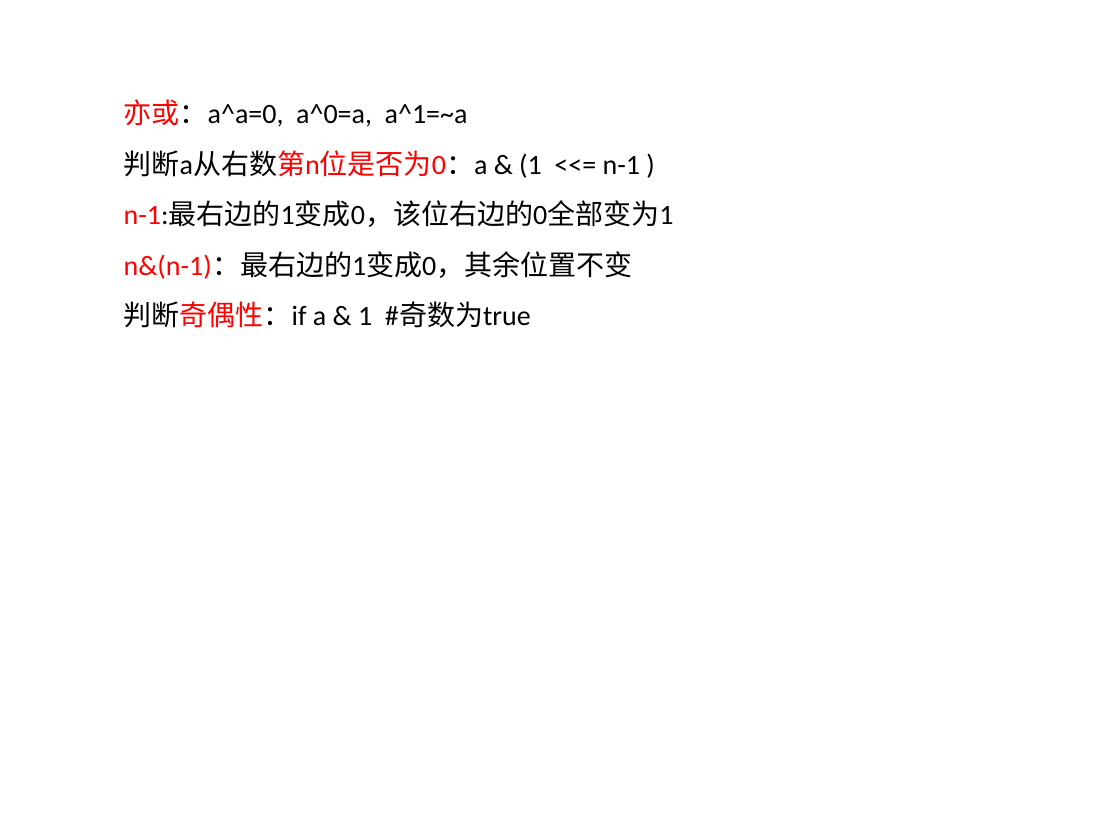
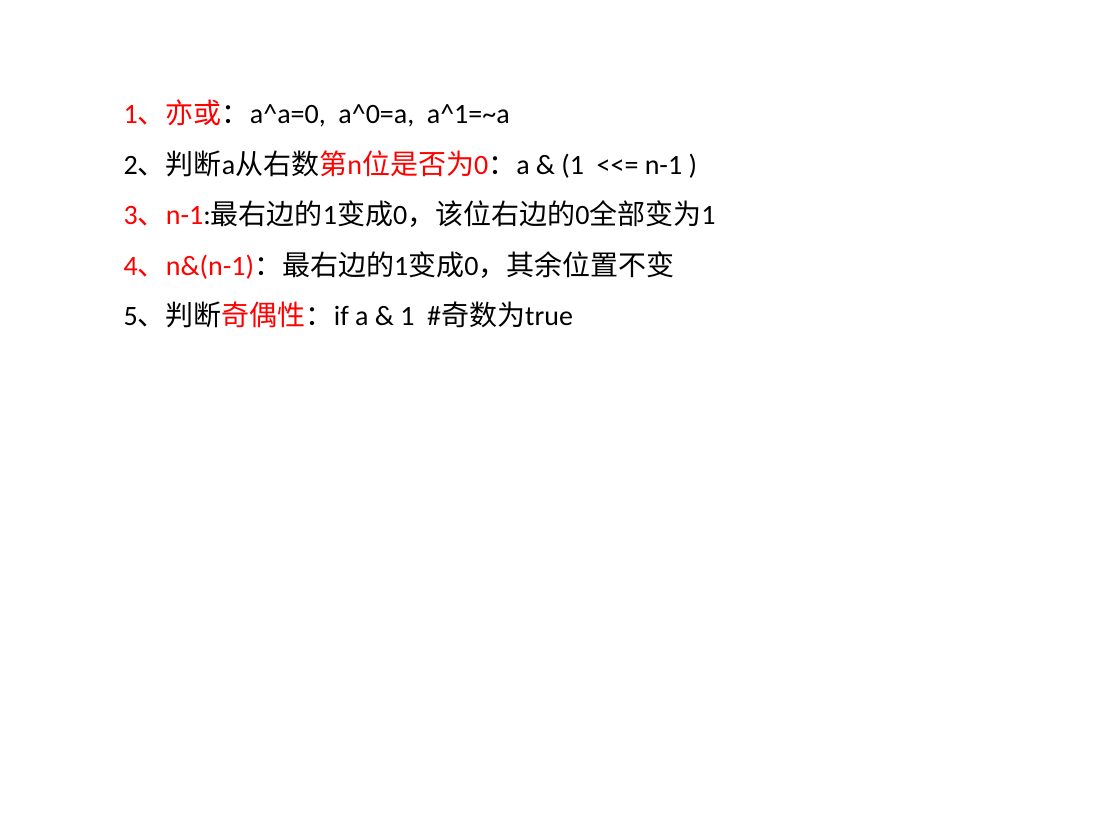
Before and after one commit to helloworld729/28_Algorithm, a slide deck: slide 25 of 第2遍/数据结构与算法.pptx. Drawn at 1120x840 pixels with LibreOffice and Linux fonts; fonts in the diff are those of the drawing. Boxes give left, top, right and bottom in pixels: in the first picture for what was removed or moved away, otherwise in the second. Text is boxed around its words. In the diff, an @@ line names an element or a change of style, - is before the commit and + after.

```diff
--- a/第2遍/数据结构与算法.pptx
+++ b/第2遍/数据结构与算法.pptx
@@ text at <box>124,100,716,328</box>: text changed @@
-亦或：a^a=0, a^0=a, a^1=~a
-判断a从右数第n位是否为0：a & (1 <<= n-1 )
-n-1:最右边的1变成0，该位右边的0全部变为1
-n&(n-1)：最右边的1变成0，其余位置不变
-判断奇偶性：if a & 1 #奇数为true
+1、亦或：a^a=0, a^0=a, a^1=~a
+2、判断a从右数第n位是否为0：a & (1 <<= n-1 )
+3、n-1:最右边的1变成0，该位右边的0全部变为1
+4、n&(n-1)：最右边的1变成0，其余位置不变
+5、判断奇偶性：if a & 1 #奇数为true
```
Also in this commit, not shown: 2 other slides changed, 6 slides added, 27 other files.
